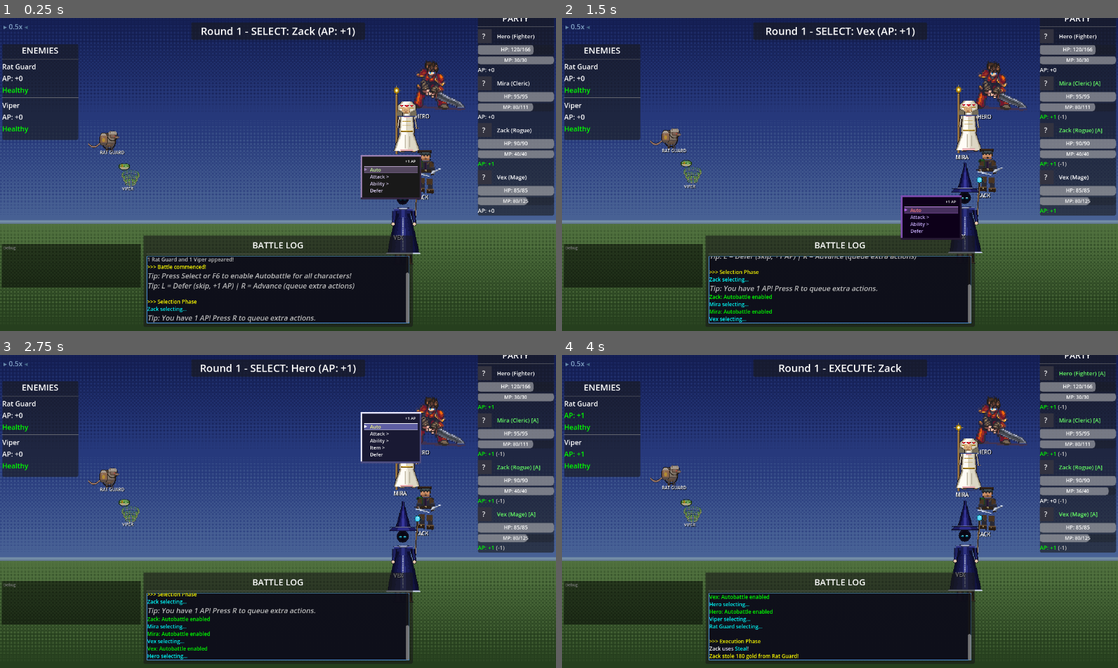
Above: before the commit, frames 1-4 (two rows, left to right).
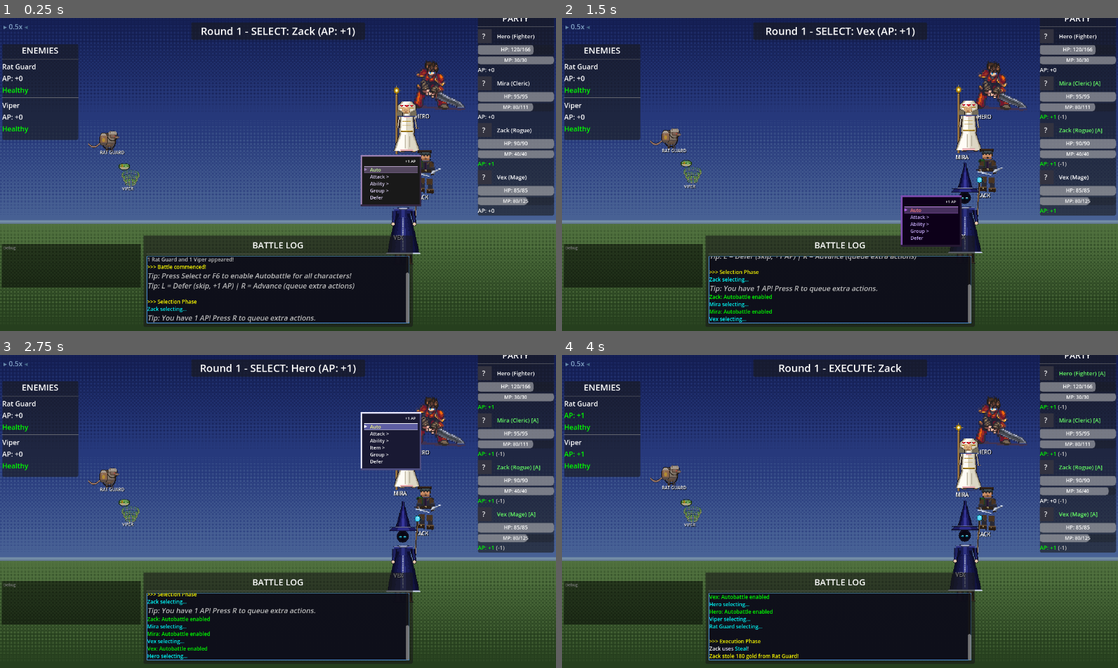
Above: after the commit, the same moments.

Repository: struktured-labs/cowardly-irregular
Game: Godot game, scene res://src/battle/BattleScene.tscn
Same seed, same stepped clock (60 frames per second), same inputs: the game is played once before the commit and once after it. This scene is started directly instead of the project's main scene.
Inputs (mouse positions are in pixels of both pictures, inside the frame that each line leads up to):
- Up to frame 1 (0.25 s): no input
- Up to frame 2 (1.5 s): click (951, 168) at 0.52 s; click (928, 130) at 1.27 s
- Up to frame 3 (2.75 s): click (366, 545) at 2.02 s
- Up to frame 4 (4 s): click (951, 426) at 2.77 s; tap Enter at 3.5 s; move the mouse to (962, 495) at 3.52 s; hold Right (ui_right) from 3.53 s (still down); hold R (battle_advance) from 3.53 s (still down); click (962, 495) at 3.67 s; tap Z (ui_accept) at 3.77 s

The runs differ from the first frame. In frame 1, 0.3% of the frame differs, in the area x 64-76%, y 54-61%; in frame 2, 0.3%; in frame 3, 0.3%, in the area x 64-76%, y 31-37%; in frame 4, nothing differs.

Commit message:
feat: add Group Attack UI to battle command menu (All-Out Attack + Limit Break)
BattleManager already had player_group_attack() and _execute_group_action()
implemented but BattleCommandMenu was missing the menu items to trigger them.

- "Group" submenu added above Defer (shown when >= 2 alive party members)
  - All-Out Attack: available when all members have effective AP >= 1 (costs 1 AP each)
  - Limit Break: available when all members have full AP >= 4 (costs 4 AP each, 2× damage bonus)
- Handler for group_ item_ids routes to BattleManager.player_group_attack()
- Effective AP check accounts for initiator's already-received natural +1 gain

Co-Authored-By: Claude Sonnet 4.6 <noreply@anthropic.com>

Diff:
--- a/src/battle/BattleCommandMenu.gd
+++ b/src/battle/BattleCommandMenu.gd
@@ -336,6 +336,41 @@
 				"submenu": item_items
 			})
 
+	# Group attacks - available when >= 2 alive party members and enemies exist
+	var alive_party: Array[Combatant] = []
+	for m in BattleManager.player_party:
+		if m.is_alive:
+			alive_party.append(m)
+	if alive_party.size() >= 2 and alive_enemies.size() > 0:
+		var can_all_out = true
+		var can_limit = true
+		for m in alive_party:
+			var effective_ap = m.current_ap + (1 if m == combatant else 0)
+			if effective_ap < 1:
+				can_all_out = false
+			if effective_ap < 4:
+				can_limit = false
+		var group_items = []
+		group_items.append({
+			"id": "group_all_out",
+			"label": "All-Out Attack",
+			"tooltip": "All party members strike together (costs 1 AP each)",
+			"data": {"group_type": "all_out_attack"},
+			"disabled": not can_all_out
+		})
+		group_items.append({
+			"id": "group_limit",
+			"label": "Limit Break",
+			"tooltip": "Ultimate combined assault — requires 4 AP from all members",
+			"data": {"group_type": "limit_break"},
+			"disabled": not can_limit
+		})
+		items.append({
+			"id": "group_menu",
+			"label": "Group",
+			"submenu": group_items
+		})
+
 	# Defer - skip turn, gain +1 AP (only available if AP < 4)
 	items.append({
 		"id": "defer",
@@ -501,6 +536,15 @@
 			_scene.log_message("No valid targets!")
 		return
 
+	# Group attack (All-Out Attack / Limit Break)
+	if item_id.begins_with("group_") and item_data is Dictionary:
+		var group_type: String = item_data.get("group_type", "all_out_attack")
+		var label = "Limit Break" if group_type == "limit_break" else "All-Out Attack"
+		_scene.log_message("[color=orange]★ %s initiated! ★[/color]" % label)
+		BattleManager.player_group_attack(group_type)
+		_scene._update_ui()
+		return
+
 	# Defer - skip turn, gain +1 AP
 	if item_id == "defer":
 		_scene.log_message("[color=cyan]%s defers![/color]" % current.combatant_name)
